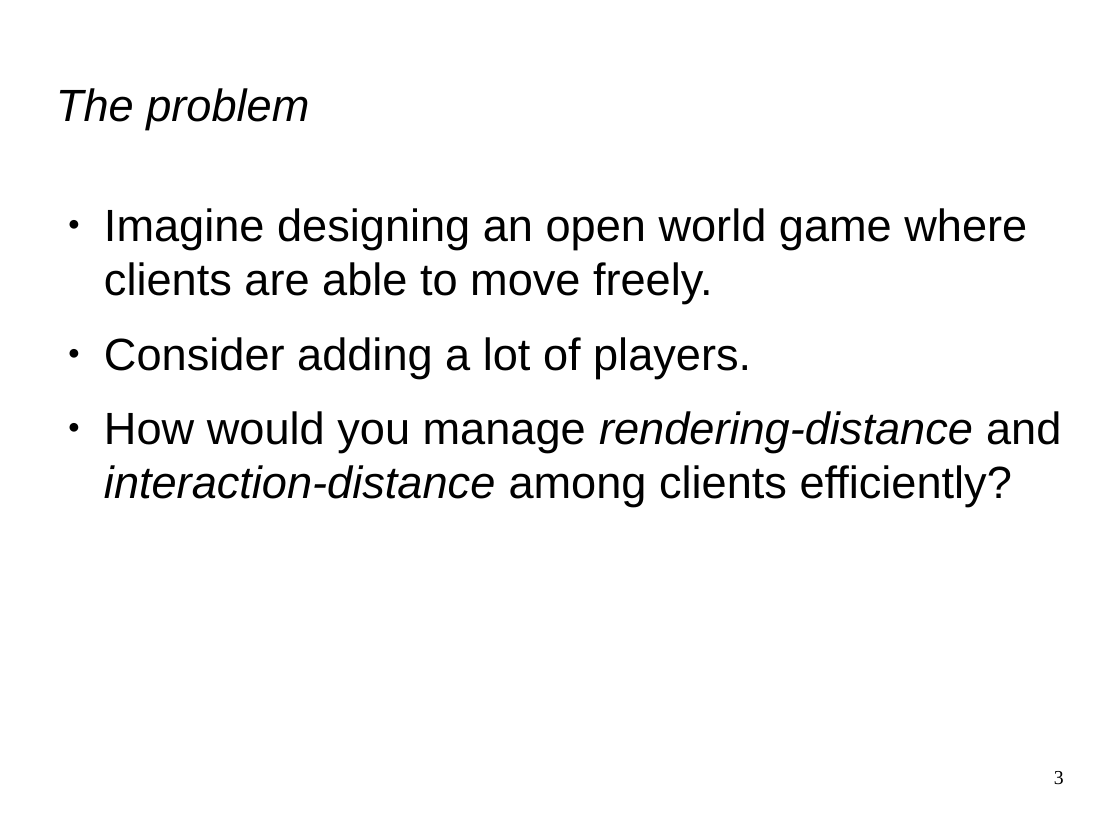
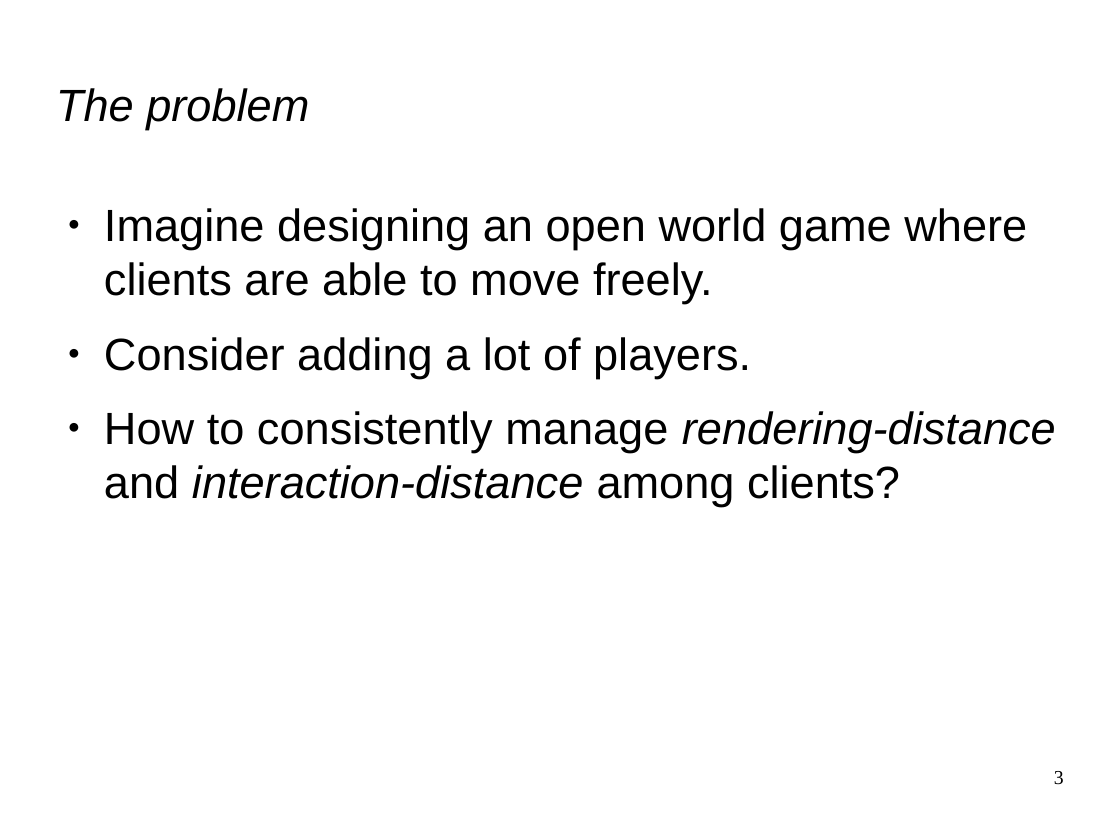
Before and after one commit to phil535/Massive-Multiplayer-Observer, a slide deck: slide 3 of Doc/pres_dp.odp. Drawn at 1120x840 pixels with LibreOffice and Linux fonts; fonts in the diff are those of the drawing. Boxes give left, top, right and bottom in pixels: in the first picture for what was removed or moved away, otherwise in the second. Text is boxed around its words. In the diff, an @@ line names an element or a change of style, - is before the commit and + after.

```diff
--- a/Doc/pres_dp.odp
+++ b/Doc/pres_dp.odp
@@ text at [104, 411, 1056, 507]: text changed @@
-● How would you manage rendering-distance and interaction-distance among clients efficiently?
+● How to consistently manage rendering-distance and interaction-distance among clients?
```
Also in this commit, not shown: 5 other slides changed, 3 slides added.
